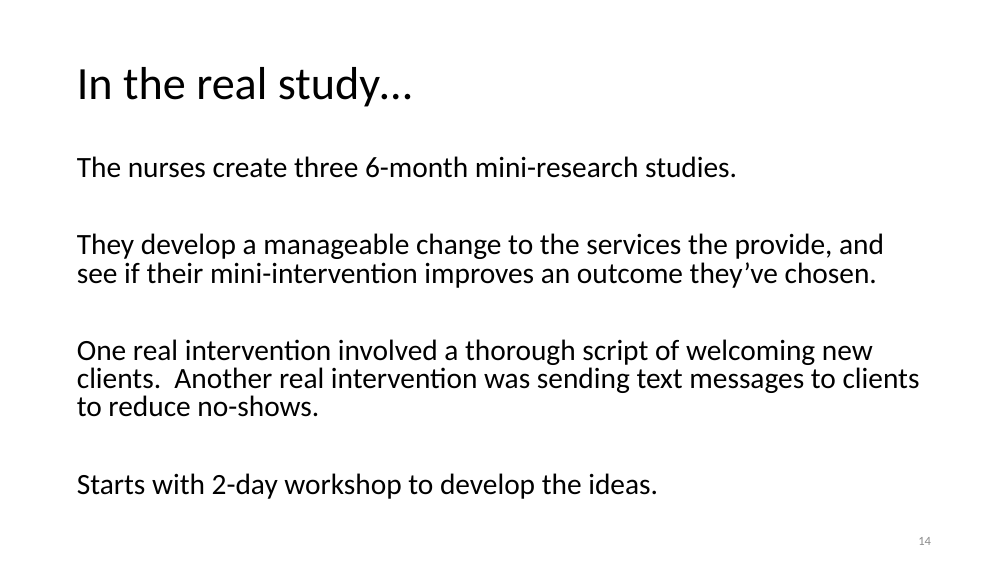
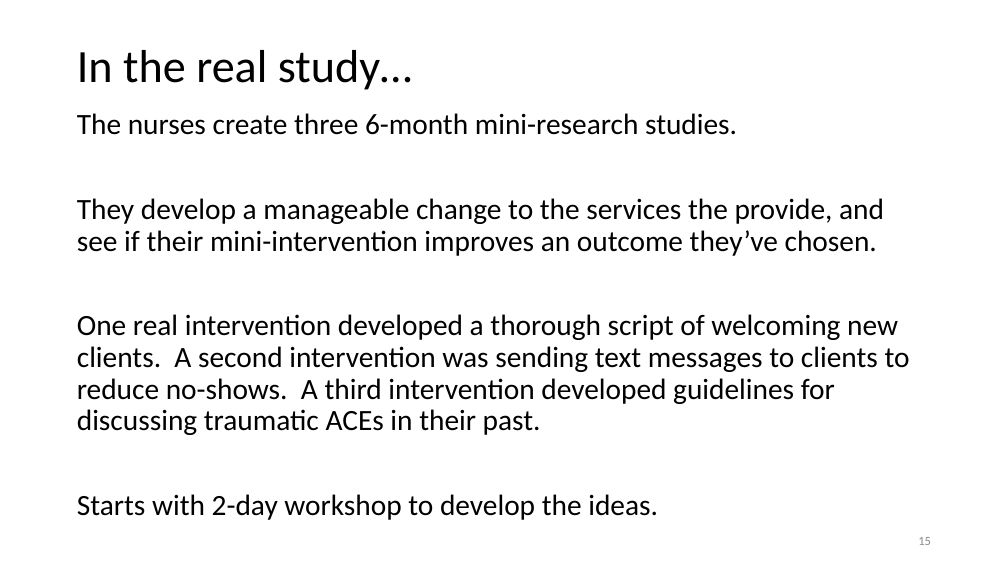
Before and after one commit to dss-ialh/displaying-health-data, a slide deck: slide 15 of documentation/products/beasley/dhd-2018-uvic-3-a-beasley-2018-11-29.pptx (slide 14 before the commit). Drawn at 1008x567 pixels with LibreOffice and Linux fonts; fonts in the diff are those of the drawing. Boxes give left, top, right and bottom in pixels: in the first picture for what was removed or moved away, otherwise in the second. Text is boxed around its words. In the diff, an @@ line names an element or a change of style, - is before the commit and + after.

```diff
--- a/documentation/products/beasley/dhd-2018-uvic-3-a-beasley-2018-11-29.pptx
+++ b/documentation/products/beasley/dhd-2018-uvic-3-a-beasley-2018-11-29.pptx
@@ title "In the real study…": place and size @@
-title "In the real study…" at [77, 67, 412, 107]
+title "In the real study…" at [77, 50, 412, 90]
@@ text "The nurses create three 6-month ...": place and size @@
-text "The nurses create three 6-month ..." at [77, 156, 920, 499]
+text "The nurses create three 6-month ..." at [77, 113, 910, 520]
@@ text at [77, 113, 884, 520]: line spacing 0.8 to 0.9 @@
@@ text at [77, 314, 910, 435]: text changed @@
-One real intervention involved a thorough script of welcoming new clients. Another real intervention was sending text messages to clients to reduce no-shows.
+One real intervention developed a thorough script of welcoming new clients. A second intervention was sending text messages to clients to reduce no-shows. A third intervention developed guidelines for discussing traumatic ACEs in their past.
@@ page number at [918, 537, 931, 545]: text changed @@
-14
+15
```
Also in this commit, not shown: 3 other slides changed, 3 slides added, 1 slide removed, 1 other file.
